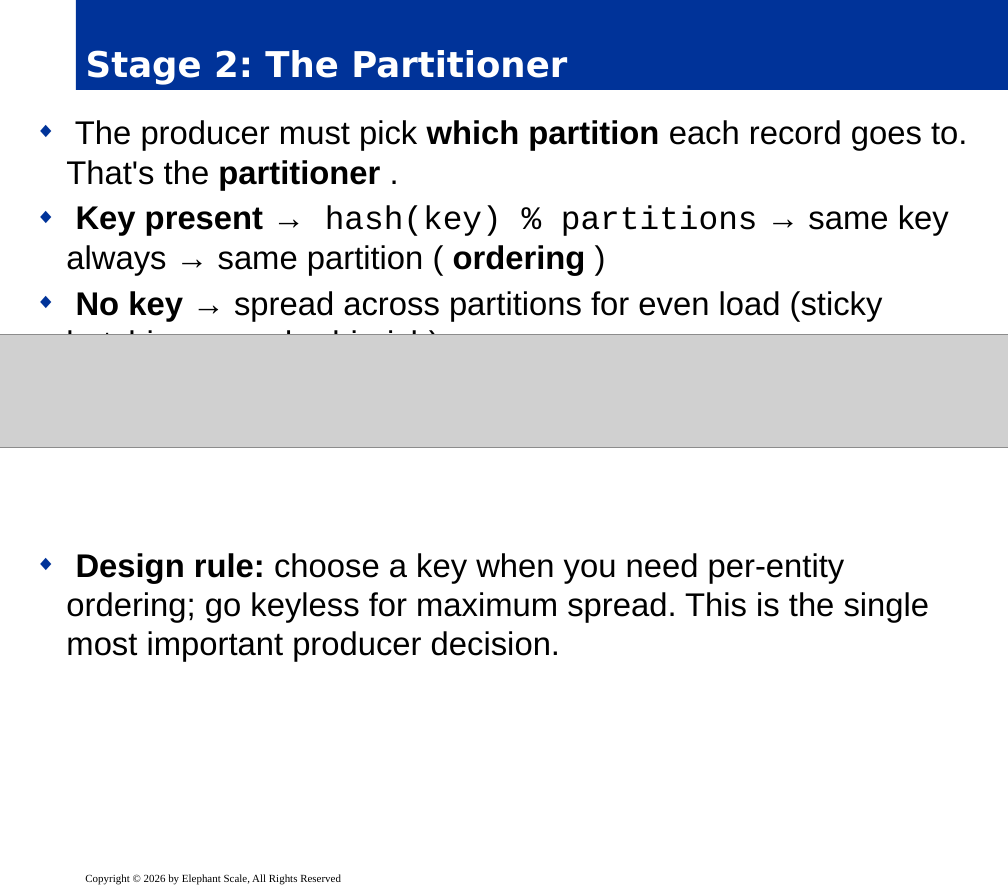
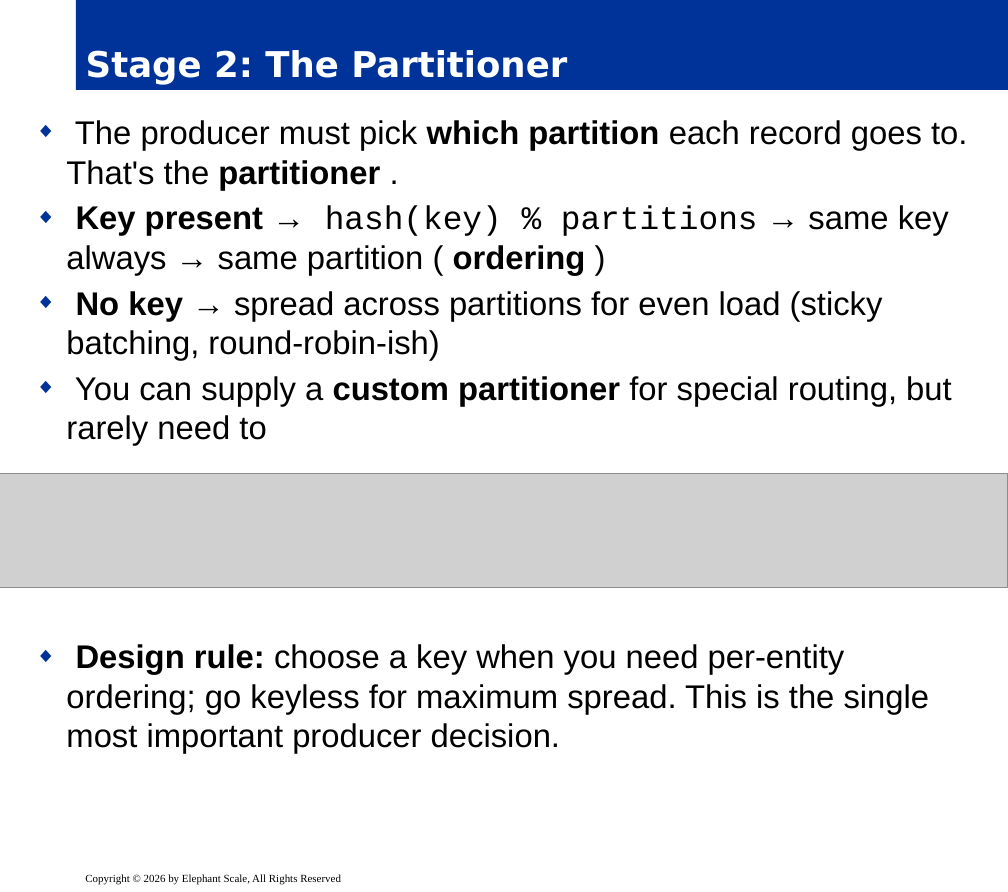
Before and after one commit to elephantscale/Apache-Kafka-for-Developers, a slide deck: slide 5 of slides/release/05__inter-1-producer-internals.pptx. Drawn at 1008x892 pixels with LibreOffice and Linux fonts; fonts in the diff are those of the drawing; grey boxes stand for pictures; background and template pictures are left out. Boxes give left, top, right and bottom in pixels: in the first picture for what was removed or moved away, otherwise in the second. Text is boxed around its words. In the diff, an @@ line names an element or a change of style, - is before the commit and + after.

```diff
--- a/slides/release/05__inter-1-producer-internals.pptx
+++ b/slides/release/05__inter-1-producer-internals.pptx
@@ text "The producer must pick which ..." rewrapped from (66,120,967,662) to (66,120,967,754) @@
@@ picture: place and size @@
-picture at (0,334,1008,447)
+picture at (0,474,1008,587)
```
Also in this commit, not shown: 9 other slides changed.
